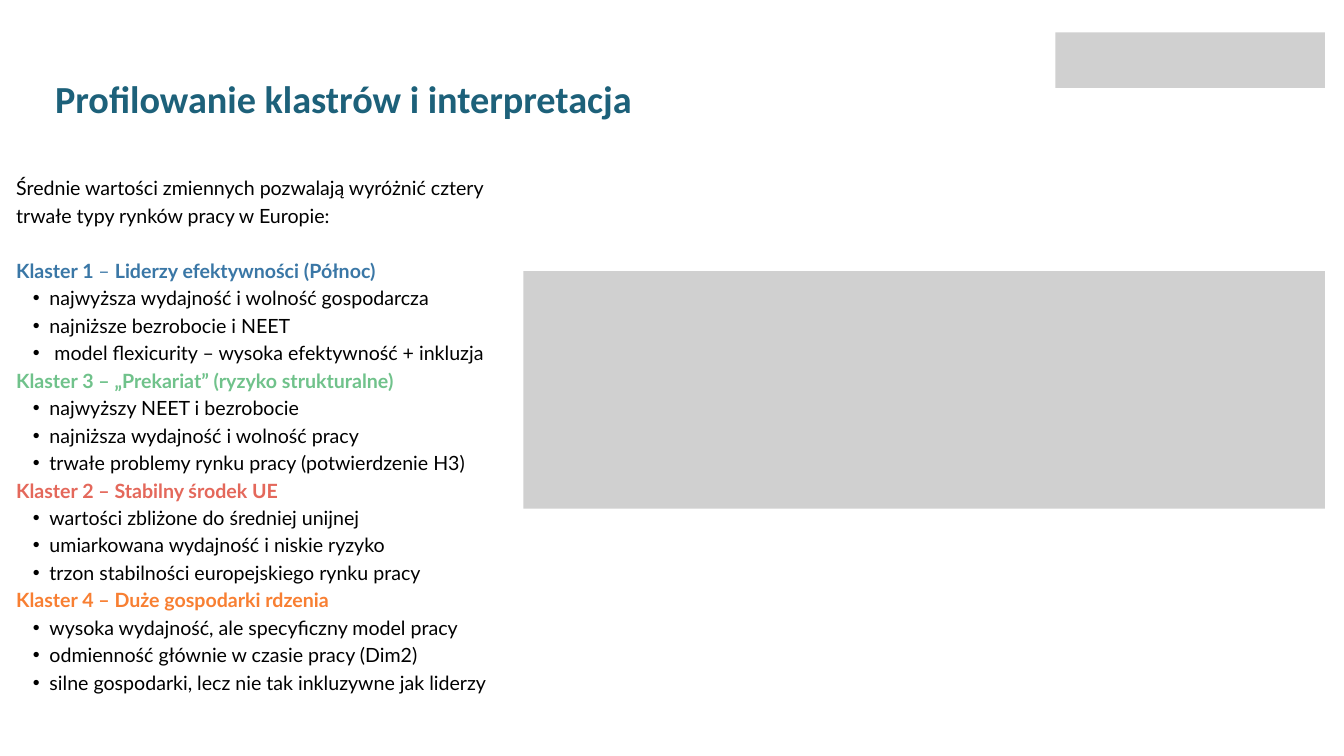
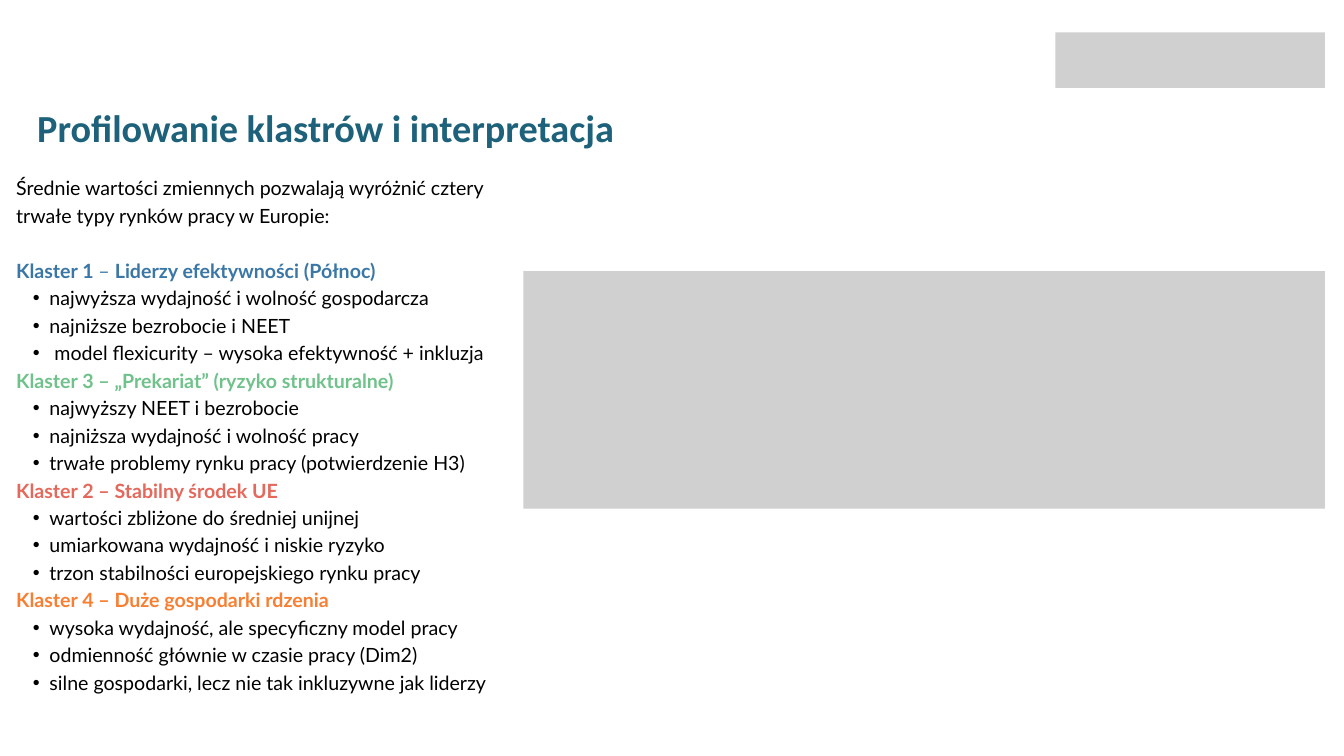
Before and after one commit to iZabela0001/Analiza-wielowymiarowa, a slide deck: slide 13 of Jakość pracy i prekaryzacja rynków pracy.pptx. Drawn at 1344x756 pixels with LibreOffice and Linux fonts; fonts in the diff are those of the drawing; grey boxes stand for pictures; background and template pictures are left out. Boxes give left, top, right and bottom in pixels: in the first picture for what was removed or moved away, otherwise in the second. Text is boxed around its words. In the diff, an @@ line names an element or a change of style, - is before the commit and + after.

```diff
--- a/Jakość pracy i prekaryzacja rynków pracy.pptx
+++ b/Jakość pracy i prekaryzacja rynków pracy.pptx
@@ text "Profilowanie klastrów i interpretacja": place and size @@
-text "Profilowanie klastrów i interpretacja" at [55, 86, 632, 120]
+text "Profilowanie klastrów i interpretacja" at [37, 115, 614, 149]
```
Also in this commit, not shown: 9 other slides changed.
